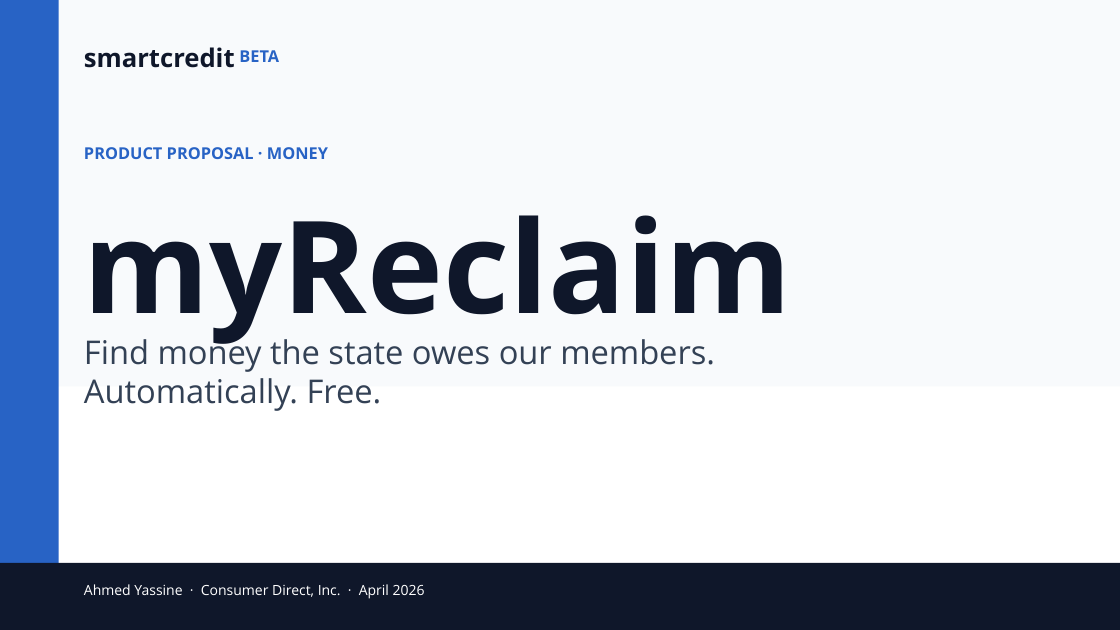
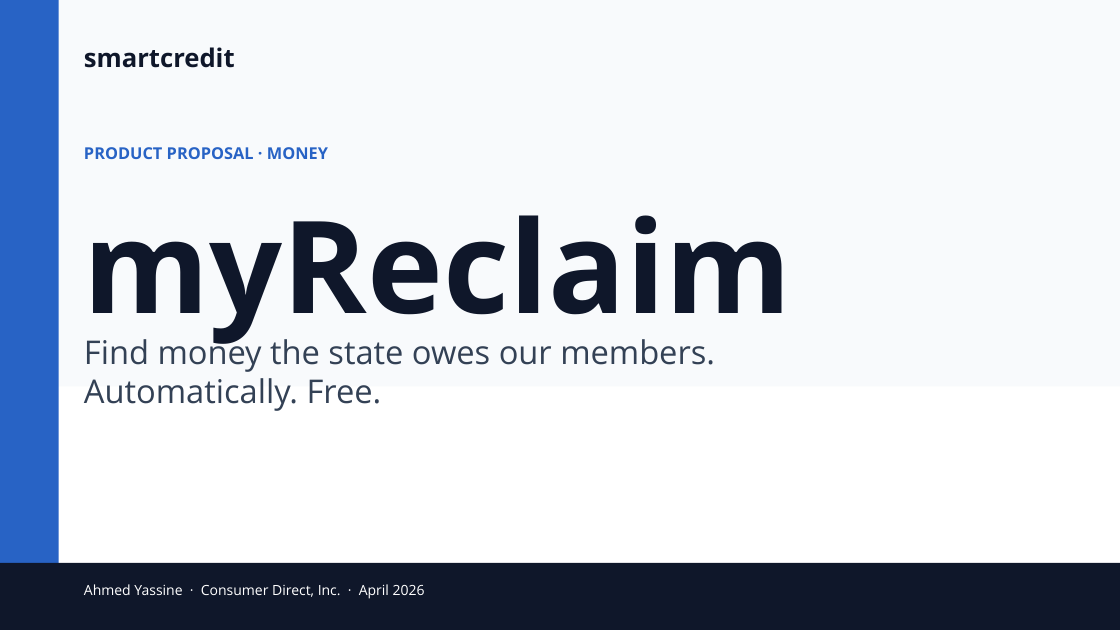
Before and after one commit to ahmedyassineconsumerdirect/cd-getmymoney, a slide deck: slide 1 of myReclaim-Exec-Deck.pptx. Drawn at 1120x630 pixels with LibreOffice and Linux fonts; fonts in the diff are those of the drawing. Boxes give left, top, right and bottom in pixels: in the first picture for what was removed or moved away, otherwise in the second. Text is boxed around its words. In the diff, an @@ line names an element or a change of style, - is before the commit and + after.

```diff
--- a/myReclaim-Exec-Deck.pptx
+++ b/myReclaim-Exec-Deck.pptx
@@ text removed at <box>239,50,279,62</box> @@
-BETA
```
Also in this commit, not shown: 12 other slides changed, 2 other files.
